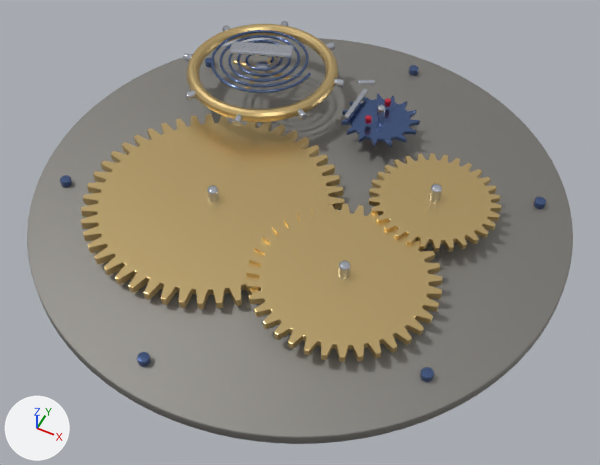
The glTF model app/src/scenes/escapement/assets/movement/model.glb as it was, and as the next commit left it.
Rendered twice from a 50 mm lens placed at (2.15, -4.3, 4.88), pointed at (0.16, -0.31, -0.11). Every picture has the same lights, and +X, +Y and +Z are marked at lower left. The first picture is the older version. Where no turn or scale is listed for an object, it has been applied to the vertices.

The first picture shows 'balance_cock', 'balance_rim', 'center_wheel', 'escape_wheel', 'fourth_wheel', 'fourth_wheel_arbor', 'hairspring', 'pallet_jewel0', 'pallet_jewel1', 'plate', 'third_wheel' and 20 more.
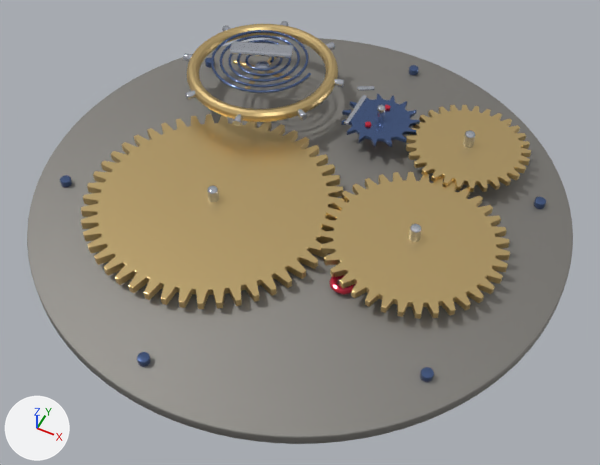
What differs and where, as boxes (x1, y1, x2, y2) in the pictures (600 x 465 px):
'third_wheel', moved: before (246, 204, 443, 362); after (320, 172, 510, 319)
'fourth_wheel', moved: before (369, 153, 501, 252); after (406, 105, 531, 192)
'fourth_wheel_arbor', moved: before (429, 184, 442, 202); after (463, 130, 476, 148)
'pallet_jewel0', moved: before (365, 115, 372, 124); after (365, 121, 371, 127)
'pallet_jewel1', moved: before (384, 98, 391, 107); after (385, 105, 390, 110)

Patch to the scene script:
```diff
--- a/app/src/scenes/escapement/assets/movement/model.glb.py
+++ b/app/src/scenes/escapement/assets/movement/model.glb.py
@@ ob_third_wheel @@
 ob_third_wheel = bpy.data.objects.new('third_wheel', me_third_wheel)
-ob_third_wheel.location = (0.72, -0.72, 0.09)
+ob_third_wheel.location = (1.05, -0.15, 0.09)
@@ ob_fourth_wheel @@
 ob_fourth_wheel = bpy.data.objects.new('fourth_wheel', me_fourth_wheel)
-ob_fourth_wheel.location = (1.05, 0.28, 0.13)
+ob_fourth_wheel.location = (1.08, 1.0, 0.13)
@@ ob_fourth_wheel_arbor @@
 ob_fourth_wheel_arbor = bpy.data.objects.new('fourth_wheel_arbor', me_cylinder_003)
-ob_fourth_wheel_arbor.location = (1.05, 0.28, 0.13)
+ob_fourth_wheel_arbor.location = (1.08, 1.0, 0.13)
@@ ob_pallet_jewel0 @@
 ob_pallet_jewel0 = bpy.data.objects.new('pallet_jewel0', me_cylinder_014)
-ob_pallet_jewel0.location = (0.24, 0.82, 0.24)
+ob_pallet_jewel0.location = (0.24, 0.82, 0.17)
@@ ob_pallet_jewel1 @@
 ob_pallet_jewel1 = bpy.data.objects.new('pallet_jewel1', me_cylinder_015)
-ob_pallet_jewel1.location = (0.3, 1.1, 0.24)
+ob_pallet_jewel1.location = (0.3, 1.1, 0.17)
```
